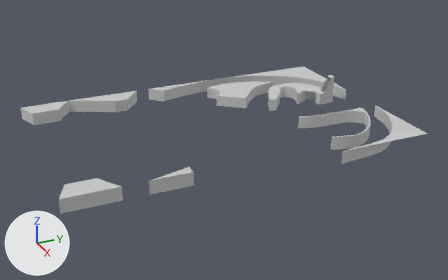
Renders of the FBX model Kalevala Pinball/Assets/Models/Playfield Obstacles.FBX from each side of a commit.
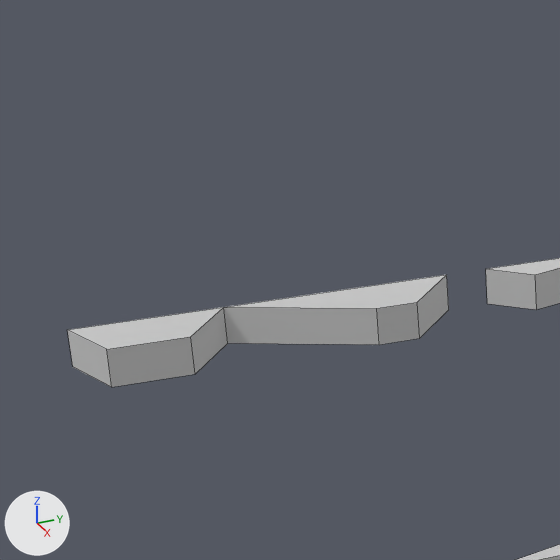
Each version is shown whole from a 50 mm camera at (1.19, -0.365, 0.57) aimed at (0.028, 0.158, -0.011), then close up on the part from 0% to 38% of the width and 2% to 64% of the height. Arrows for +X, +Y and +Z are at lower left; the lights stay in place. The close-ups show mesh edges as thin lines. Where no turn or scale is listed for an object, it has been applied to the vertices.

The first close-up shows 'Structure004', 'Structure005', 'Structure008'.
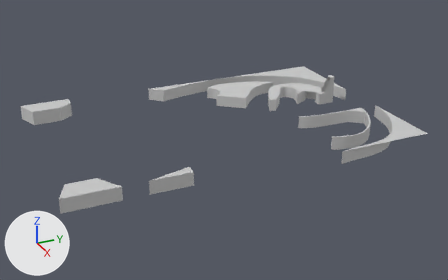
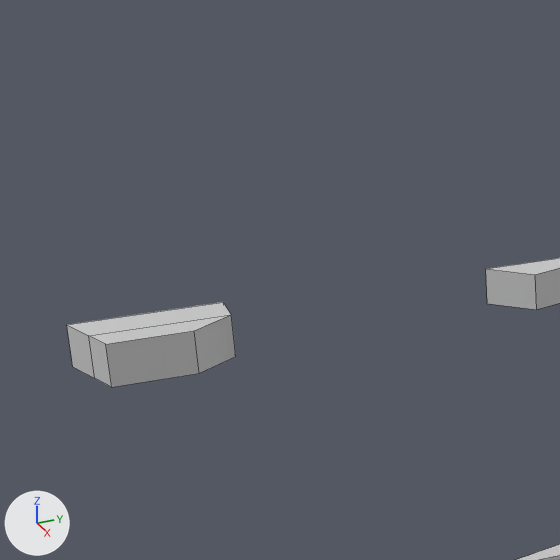
Where the change shows, as pixel boxes [x1, y1, x2, y2] in the close-ups (560 x 560 px):
'Structure004', deleted: before [224, 275, 449, 345]
'Structure005', reshaped (6% taller): before [67, 307, 228, 387]; after [67, 302, 236, 387]

The change, as a list of edits to the scene's bpy script:
```text
Change me_mesh_001:
    used by ob_structure005; parent = ob_playfield_obstacles; location = (-23.21, -18.54, 1.45); scale = (-1.0, -1.0, -1.0)
    remove me_mesh_001.from_pydata(...)  # 8 vertices, 4 faces; spans x -2.51..2.51, y -5.63..5.63, z -1.45..1.45
    add me_mesh_001.from_pydata(...)  # 12 vertices, 7 faces; spans x -2.51..2.51, y -5.63..5.63, z -1.85..1.45
    me_mesh_001 part 1
    3 faces are deleted
    3 vertices in x -2.51..2.51, y -5.63..5.63, z -1.45 move by (0.0, 0.0, -0.4)
    2 vertices move from x -2.51, y -2.26, z -1.45..1.45 to x -2.51, y -2.53, z -1.85..1.45
    4 vertices are added at (-0.35, -5.63, 1.45), (-0.35, 4.49, 1.45), (-0.35, 4.49, -1.85), (-0.35, -5.63, -1.85)
    6 new faces join them
Remove ob_structure004:
    ob_structure004 = bpy.data.objects.new('Structure004', me_mesh_002)
    ob_structure004.parent = ob_playfield_obstacles
    ob_structure004.location = (-23.25, -4.322, 1.45)
    ob_structure004.scale = (-1.0, -1.0, -1.0)
```
